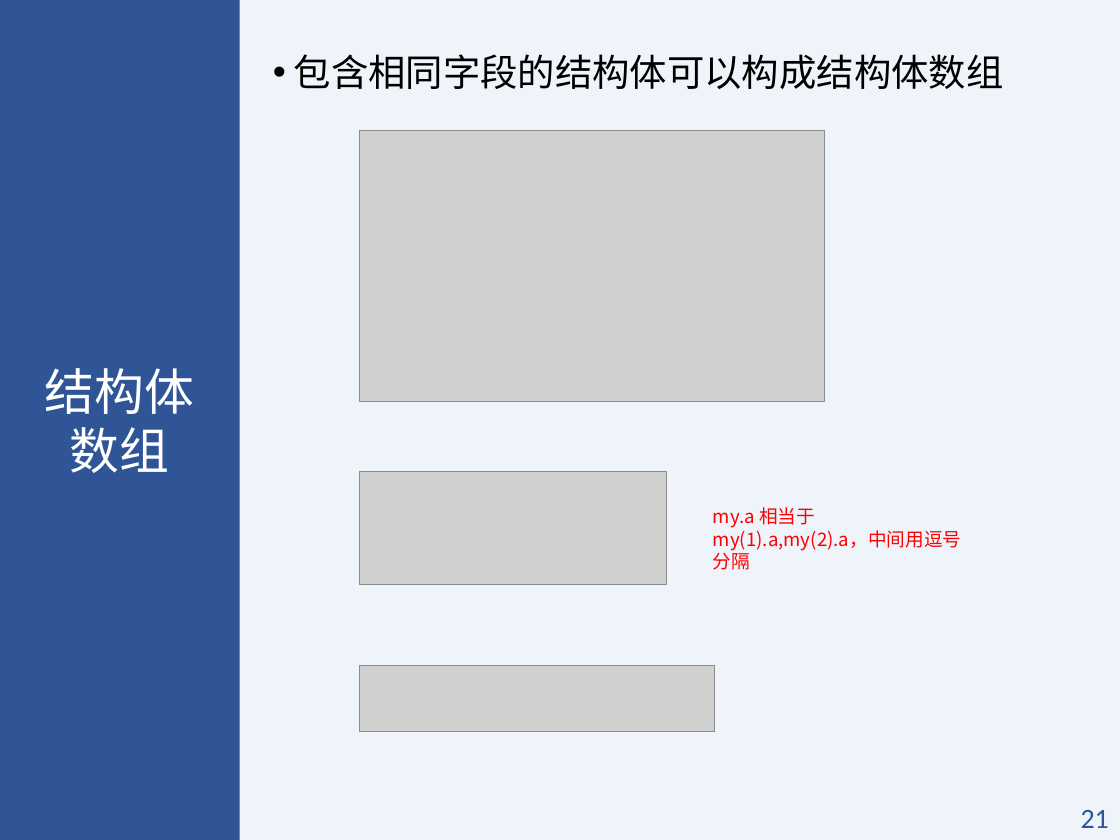
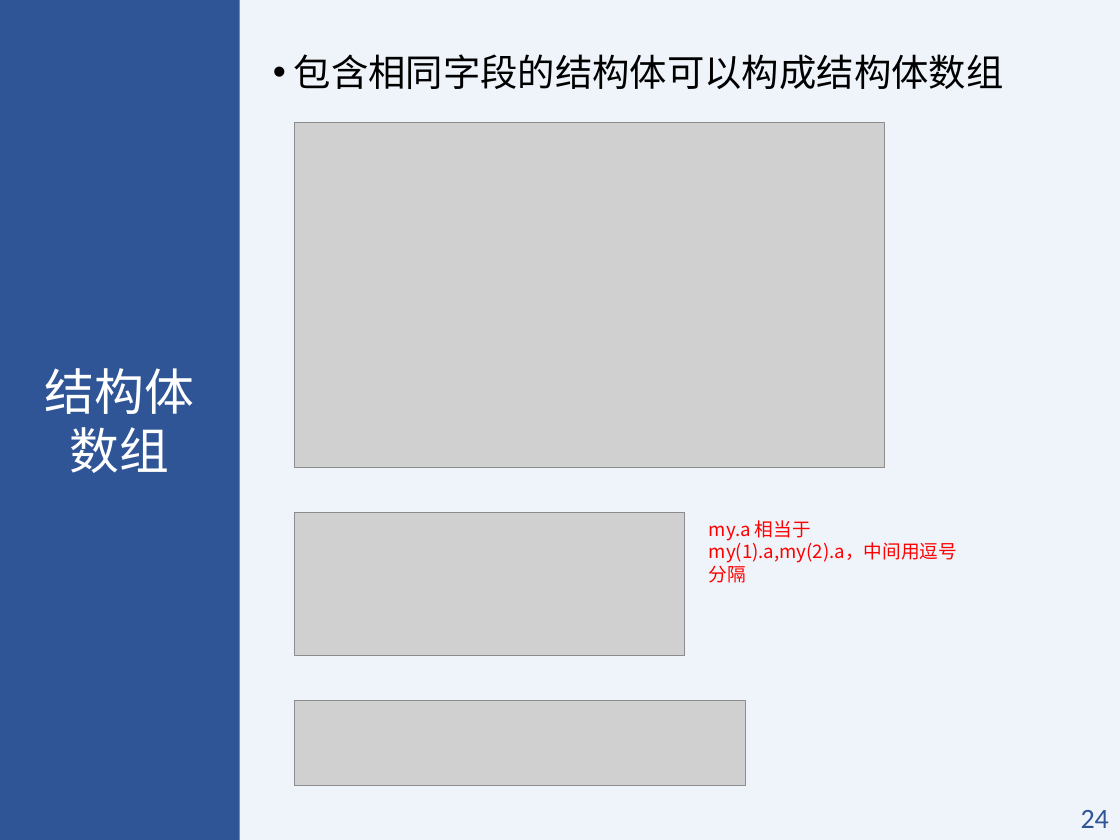
Before and after one commit to BIMK/MATLAB, a slide deck: slide 24 of slides/第1讲.pptx (slide 21 before the commit). Drawn at 1120x840 pixels with LibreOffice and Linux fonts; fonts in the diff are those of the drawing; grey boxes stand for pictures. Boxes give left, top, right and bottom in pixels: in the first picture for what was removed or moved away, otherwise in the second. Text is boxed around its words. In the diff, an @@ line names an element or a change of style, - is before the commit and + after.

```diff
--- a/slides/第1讲.pptx
+++ b/slides/第1讲.pptx
@@ picture: place and size @@
-picture at <box>360,130,824,401</box>
+picture at <box>295,123,885,468</box>
@@ picture: place and size @@
-picture at <box>360,472,666,585</box>
+picture at <box>295,512,684,655</box>
@@ text "my.a 相当于 my(1).a,my(2).a，中间用逗号分隔": place and size @@
-text "my.a 相当于 my(1).a,my(2).a，中间用逗号分隔" at <box>713,507,961,570</box>
+text "my.a 相当于 my(1).a,my(2).a，中间用逗号分隔" at <box>709,520,957,583</box>
@@ picture: place and size @@
-picture at <box>360,665,715,732</box>
+picture at <box>295,701,746,786</box>
@@ page number at <box>1081,810,1109,828</box>: text changed @@
-21
+24
```
Also in this commit, not shown: 19 other slides changed, 5 slides added, 7 other files.
